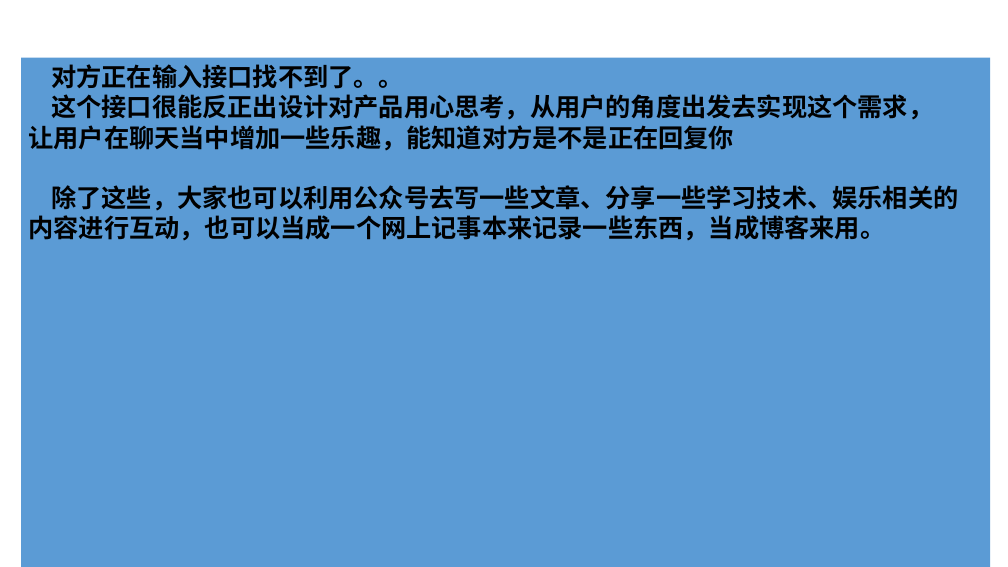
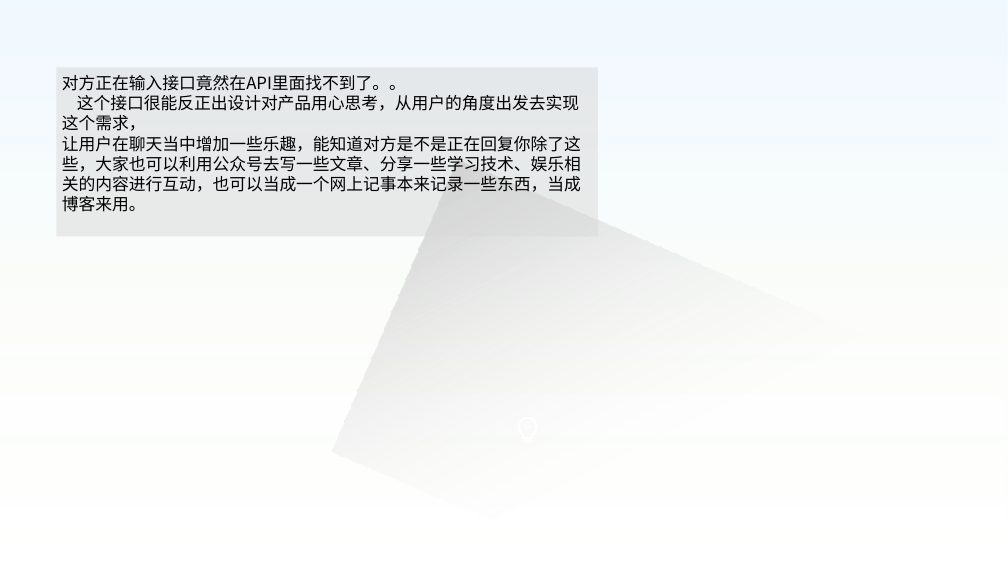
Before and after one commit to liyang1900/test, a slide deck: slide 16 of 微信公众号.pptx (slide 10 before the commit). Drawn at 1008x567 pixels with LibreOffice and Linux fonts; fonts in the diff are those of the drawing. Boxes give left, top, right and bottom in pixels: in the first picture for what was removed or moved away, otherwise in the second. Text is boxed around its words. In the diff, an @@ line names an element or a change of style, - is before the commit and + after.

```diff
--- a/微信公众号.pptx
+++ b/微信公众号.pptx
@@ rectangle added at (0, 0, 1008, 567), fill gradient #EEF8FF to #FCFDFA to #FFFFFF @@
@@ rectangle added at (57, 67, 598, 237), fill #D9D9D9 at 50% opacity @@
@@ text at (62, 75, 406, 91): text changed; size 24 to 16 pt; font Arial to Noto Sans CJK SC; bold off @@
-对方正在输入接口找不到了。。
+对方正在输入接口竟然在API里面找不到了。。
@@ text "对方正在输入接口竟然在API里面找不到了。。": place and size @@
-text "对方正在输入接口竟然在API里面找不到了。。" at (21, 57, 991, 567)
+text "对方正在输入接口竟然在API里面找不到了。。" at (62, 75, 581, 212)
@@ text "对方正在输入接口竟然在API里面找不到了。。" at (62, 75, 581, 212): fill #5B9BD5 to none @@
@@ text at (62, 95, 579, 131): size 24 to 16 pt, font Arial to Noto Sans CJK SC, bold off in "这个接口很能反正出设计对产品用心思考，从用户的角度出发去实现这个需求，" @@
@@ text at (62, 136, 581, 212): text changed; size 24 to 16 pt; font Arial to Noto Sans CJK SC; bold off @@
-让用户在聊天当中增加一些乐趣，能知道对方是不是正在回复你
-除了这些，大家也可以利用公众号去写一些文章、分享一些学习技术、娱乐相关的内容进行互动，也可以当成一个网上记事本来记录一些东西，当成博客来用。
+让用户在聊天当中增加一些乐趣，能知道对方是不是正在回复你除了这些，大家也可以利用公众号去写一些文章、分享一些学习技术、娱乐相关的内容进行互动，也可以当成一个网上记事本来记录一些东西，当成博客来用。
@@ rectangle added at (332, 160, 1008, 567), fill gradient #23A9FF to #BFBFBF to #FFFFFF @@
@@ freeform shape added at (518, 417, 538, 443), fill #FFFFFF @@
```
Also in this commit, not shown: 9 other slides changed, 7 slides added, 1 slide removed, 4 other files.
